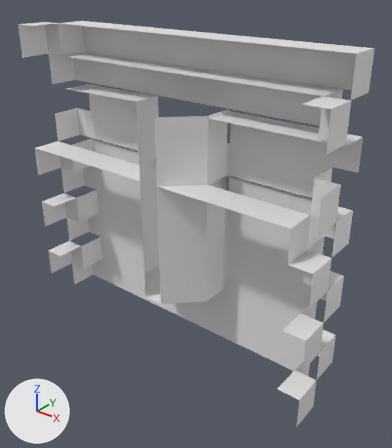
Two versions of the OBJ model Assets/3D Models/The Wall/Preemps/Middle Slot.obj, one commit apart.
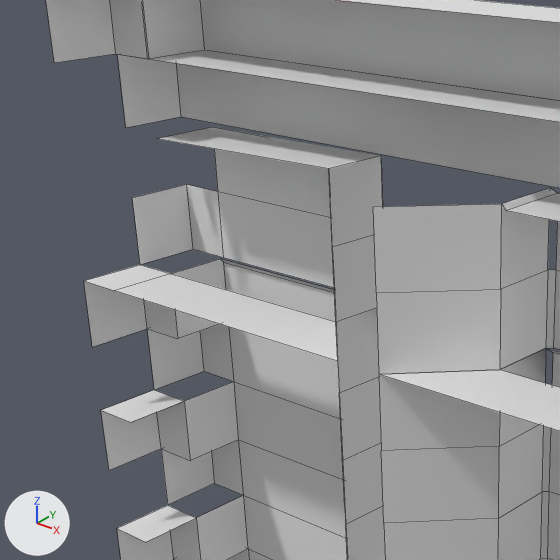
Each version is shown whole from a camera (50 mm lens) standing at (1.526, -2.074, 1.729) and looking at (0.108, -0.301, 0.63), then close up on the part from 0% to 59% of the width and 7% to 59% of the height. Lighting does not change. The marker at lower left points along +X, +Y and +Z. The close-ups show mesh edges as thin lines. Where no turn or scale is listed for an object, it has been applied to the vertices. Vertices at the same position are counted once.

In view in the first close-up: 'Top_Slot_0_Intact.002'.
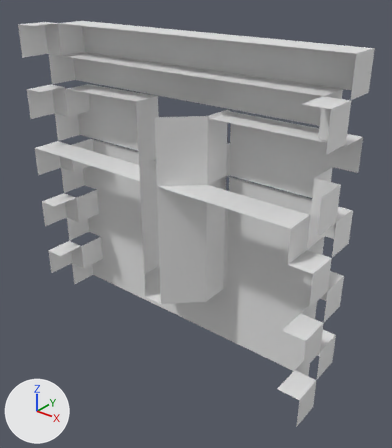
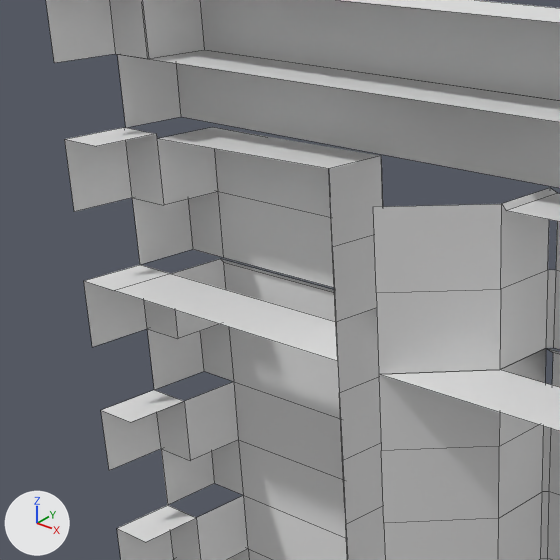
Location of each change, [x1, y1, x2, y2] in pixels of the close-ups (560 x 560 px):
part 1 of me_top_slot_0_intact_002, added: after [65, 127, 218, 212]

What the commit changed:
me_top_slot_0_intact_002 has 209 vertices, 134 faces and spans x -0.81..0.8, y -0.49..-0.19, z -0.04..1.46.
me_top_slot_0_intact_002 is used by ob_top_slot_0_intact_002; location (0.0, 0.0, 0.0).
Verts and faces of me_top_slot_0_intact_002; kept vertices keep their numbers, new ones are numbered from 209.
Before the commit, vertices of me_top_slot_0_intact_002: 166 (-0.7, -0.19, 1.15) at pixel (212, 127), 198 (-0.7, -0.19, 1.01) at pixel (217, 191), 202 (-0.81, -0.34, 1.01) at pixel (132, 197), 203 (-0.81, -0.19, 1.01) at pixel (186, 184), 208 (-0.7, -0.34, 1.15) at pixel (156, 138).
Part 1, on me_top_slot_0_intact_002:
New vertex 209 is at (-0.7, -0.34, 1.01), pixel (163, 205).
New vertex 210 is at (-0.81, -0.49, 1.01), pixel (74, 211).
New vertex 211 is at (-0.81, -0.49, 1.16), pixel (64, 139).
New vertex 212 is at (-0.81, -0.34, 1.16), pixel (124, 127).
New vertex 213 is at (-0.7, -0.34, 1.16), pixel (156, 133).
New vertex 214 is at (-0.7, -0.34, 1.01), pixel (163, 205).
New vertex 215 is at (-0.7, -0.49, 1.16), pixel (96, 146).
New faces: (198, 203, 202, 209), (166, 198, 209, 208), (202, 210, 211, 212), (211, 215, 213, 212), (202, 212, 213, 214).
